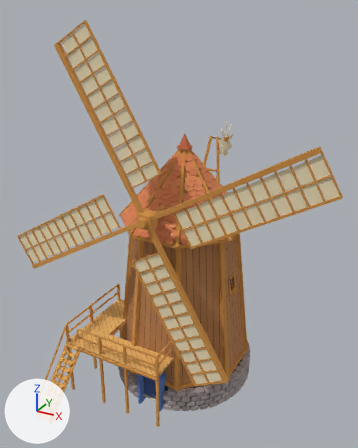
An edit to the glTF model assets/3D/village/structures/windmill.glb, drawn before and after from the same camera.
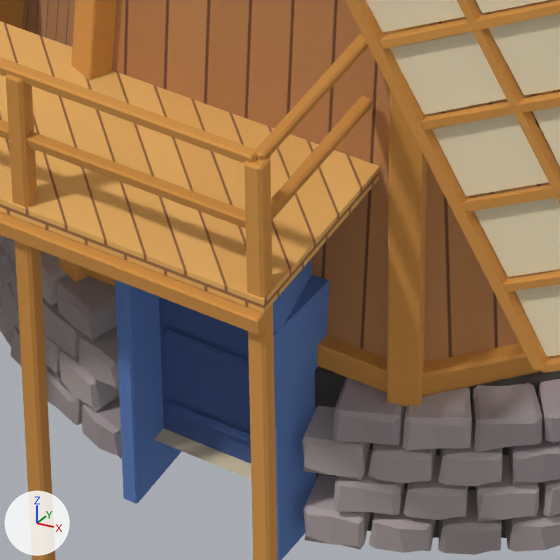
There are two pictures of each version: one whole from a 50 mm lens placed at (10.55, -19.73, 18.32), pointed at (0.31, -1.12, 9.02), one close up on the part from 34% to 55% of the width and 75% to 92% of the height. Lighting does not change. The marker at lower left points along +X, +Y and +Z. The older version's two pictures come first. Objects named as collision shapes, trigger or cutter boxes, shadow casters or lower levels of detail are left out. Where no turn or scale is listed for an object, it has been applied to the vertices.

The scene before the commit, as lines of its bpy script (objects in view):
```python
me_windmill_door = bpy.data.meshes.new('Windmill_Door')
me_windmill_door.from_pydata(...)  # 98 vertices, 180 faces; spans x -0.03..0.99, y -0.08..0.04, z -0.06..2.06
me_windmill_door.materials.append(mat_m_structurecolors)  # picture img_t_structurecolormap
me_windmill_static_boards = bpy.data.meshes.new('Windmill_Static_Boards')
me_windmill_static_boards.from_pydata(...)  # 62 vertices, 100 faces; spans x -3.09..3.09, y -3.09..3.09, z 1.2..8.9
me_windmill_static_boards.materials.append(mat_m_boards)  # picture img_t_boards
me_windmill_static_floorboards = bpy.data.meshes.new('Windmill_Static_FloorBoards')
me_windmill_static_floorboards.from_pydata(...)  # 16 vertices, 22 faces; spans x -4.4..1.0, y -4.4..0.2, z 2.7..2.8
me_windmill_static_floorboards.materials.append(mat_m_floorboards)  # picture img_t_floorboards
ob_windmill_door = bpy.data.objects.new('Windmill_Door', me_windmill_door)
ob_windmill_door.parent = ob_windmill
ob_windmill_door.location = (-0.48, -3.3, 0.27)
ob_windmill_static_boards = bpy.data.objects.new('Windmill_Static_Boards', me_windmill_static_boards)
ob_windmill_static_boards.location = (0.0, 0.0, 0.0)
ob_windmill_static_floorboards = bpy.data.objects.new('Windmill_Static_FloorBoards', me_windmill_static_floorboards)
ob_windmill_static_floorboards.location = (0.0, 0.0, 0.0)
# also in view: 'Windmill_Sails' at (0.0, -3.46, 10.0); 'Windmill_Static_Painted' at (-0.41, -1.67, 6.39)
```
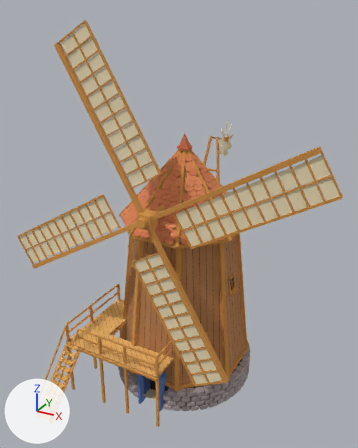
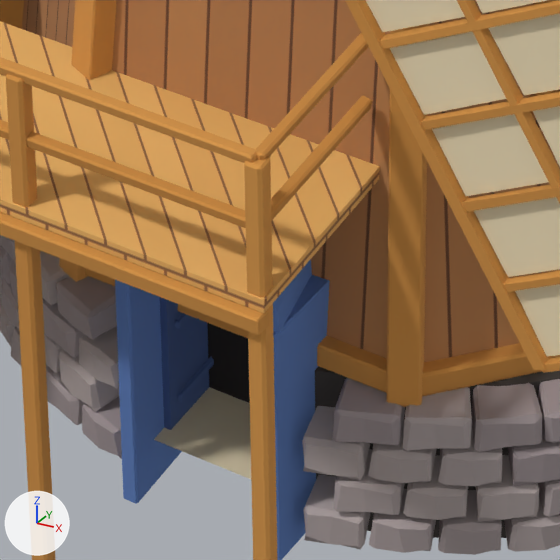
The change in detail:
Object 'Windmill_Door' (ob_windmill_door) turns from (0, 0, 0) to (0, 0, 89) degrees about x, y and z.

What differs and where, as boxes (x1, y1, x2, y2) in the close-ups (560 x 560 px):
'Windmill_Door', turned
    before: (159, 297, 251, 464)
    after: (160, 297, 214, 430)
